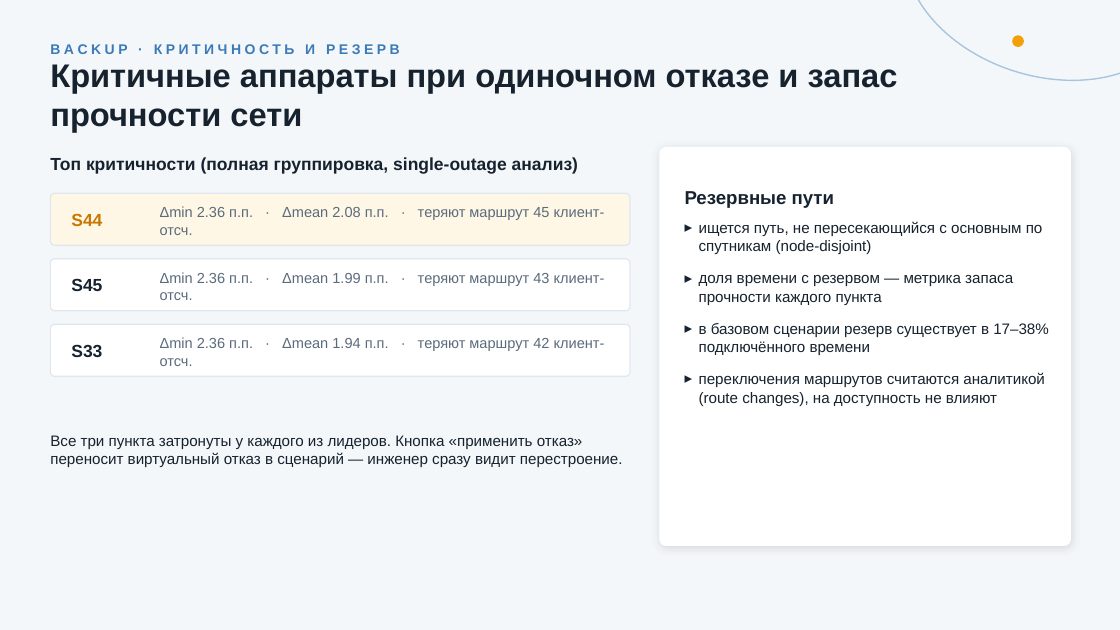
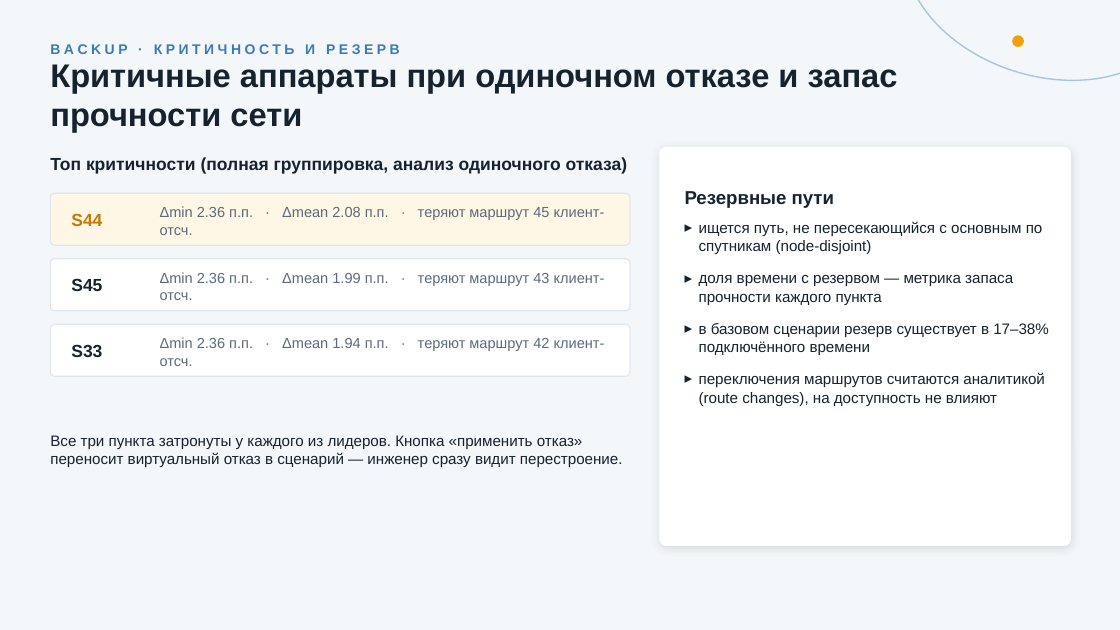
Before and after one commit to ivergit88/cosmohak, a slide deck: slide 10 of presentation/kosmo-nizni_klodiki_148.pptx. Drawn at 1120x630 pixels with LibreOffice and Linux fonts; fonts in the diff are those of the drawing. Boxes give left, top, right and bottom in pixels: in the first picture for what was removed or moved away, otherwise in the second. Text is boxed around its words. In the diff, an @@ line names an element or a change of style, - is before the commit and + after.

```diff
--- a/presentation/kosmo-nizni_klodiki_148.pptx
+++ b/presentation/kosmo-nizni_klodiki_148.pptx
@@ text at box(50, 157, 628, 174): text changed @@
-Топ критичности (полная группировка, single-outage анализ)
+Топ критичности (полная группировка, анализ одиночного отказа)
```
Also in this commit, not shown: 7 other slides changed, 25 other files.
